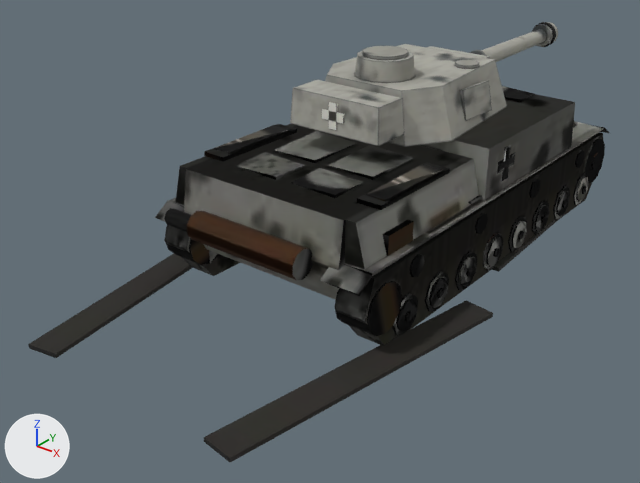
Two versions of the glTF model public/models/pz4g_winter.glb, one commit apart.
One viewpoint serves both versions: a camera (50 mm lens) standing at (5.82, -9.09, 5.03) and looking at (-0.33, -1.41, 0.26). Arrows for +X, +Y and +Z are at lower left; the lights stay in place. The first picture is the older version. Vertices at exactly the same position are counted once.

In view in the first picture: 'hull_ok', 'hull_trackL', 'hull_trackR', 'turret_ok'.
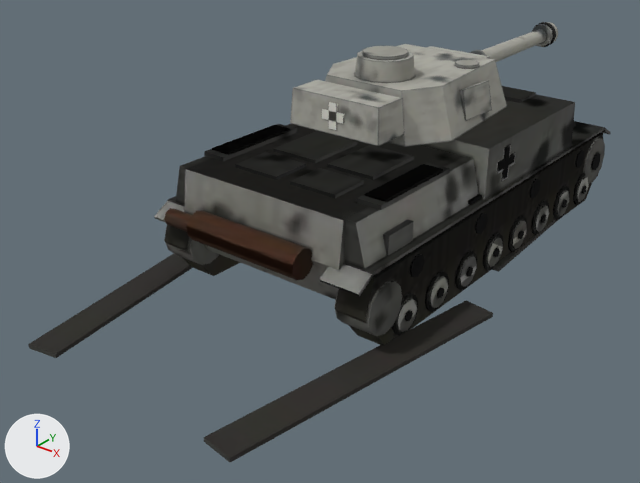
Pixel boxes [x1, y1, x2, y2] of what changed, in the pictures (640 x 483 px):
'hull_trackL', reshaped: before [28, 133, 603, 358]; after [28, 86, 611, 358]
part 1 of me_pz4g_hull_001, built on (mostly hidden): before [213, 125, 442, 195]
part 2 of me_pz4g_hull_003, built on (mostly hidden before): before [487, 221, 521, 264]; after [154, 86, 611, 336]
part 3 of me_pz4g_hull_003, surface changed: after [164, 122, 598, 332]
part 4 of me_pz4g_hull_005, built on: before [155, 86, 610, 336]
part 5 of me_pz4g_hull_005, surface changed: before [164, 118, 598, 332]; after [187, 237, 237, 273]

What changed in the scene script:
```text
Change me_pz4g_hull_001:
    used by ob_hull_ok; location = (0.0, 0.0, 0.0)
    remove me_pz4g_hull_001.from_pydata(...)  # 1392 vertices, 2318 faces; spans x -1.52..1.52, y -3.19..3.09, z 0.0..1.66
    add me_pz4g_hull_001.from_pydata(...)  # 1816 vertices, 3176 faces; spans x -1.51..1.51, y -3.19..3.09, z 0.0..1.66
    me_pz4g_hull_001 part 1: 42 vertices moved from x -1.52..1.52, y -1.63..2.43, z 0.02..1.5 to x -1.51..1.51, y -1.58..2.45, z 0.04..1.46; 346 vertices removed from x -1.52..1.52, y -3.04..3.08, z 0.02..1.64; 758 vertices added at x -1.51..1.51, y -3.05..3.09, z 0.02..1.66
    other edits to the shape of me_pz4g_hull_001 do not show in these pictures
Change me_pz4g_hull_003:
    used by ob_hull_trackl; location = (0.0, 0.0, 0.0)
    remove me_pz4g_hull_003.from_pydata(...)  # 1394 vertices, 2318 faces; spans x -2.01..1.52, y -4.86..3.09, z 0.0..1.66
    add me_pz4g_hull_003.from_pydata(...)  # 1820 vertices, 3180 faces; spans x -2.01..1.51, y -4.86..3.09, z 0.0..1.66
    me_pz4g_hull_003 part 2: 42 vertices moved from x -1.52..1.52, y -1.63..2.43, z 0.02..1.5 to x -1.51..1.51, y -1.58..2.45, z 0.04..1.46; 348 vertices removed from x -1.52..1.52, y -3.04..3.08, z 0.02..1.64; 762 vertices added at x -1.51..1.51, y -3.05..3.09, z 0.02..1.66
    me_pz4g_hull_003 part 3: 230 kept faces spanning x -1.51..1.51, y -3.11..2.92, z 0.0..1.62 get new texture (UV) coordinates
    other edits to the shape of me_pz4g_hull_003 do not show in these pictures
Change me_pz4g_hull_005:
    used by ob_hull_trackr; location = (0.0, 0.0, 0.0)
    remove me_pz4g_hull_005.from_pydata(...)  # 1394 vertices, 2318 faces; spans x -1.52..2.01, y -4.86..3.09, z 0.0..1.66
    add me_pz4g_hull_005.from_pydata(...)  # 1820 vertices, 3180 faces; spans x -1.51..2.01, y -4.86..3.09, z 0.0..1.66
    me_pz4g_hull_005 part 4: 42 vertices moved from x -1.52..1.52, y -1.63..2.43, z 0.02..1.5 to x -1.51..1.51, y -1.58..2.45, z 0.04..1.46; 348 vertices removed from x -1.52..1.52, y -3.04..3.08, z 0.02..1.64; 762 vertices added at x -1.51..1.51, y -3.05..3.09, z 0.02..1.66
    me_pz4g_hull_005 part 5: 238 kept faces spanning x -1.51..1.51, y -3.11..2.92, z 0.0..1.62 get new texture (UV) coordinates
    other edits to the shape of me_pz4g_hull_005 do not show in these pictures
```
